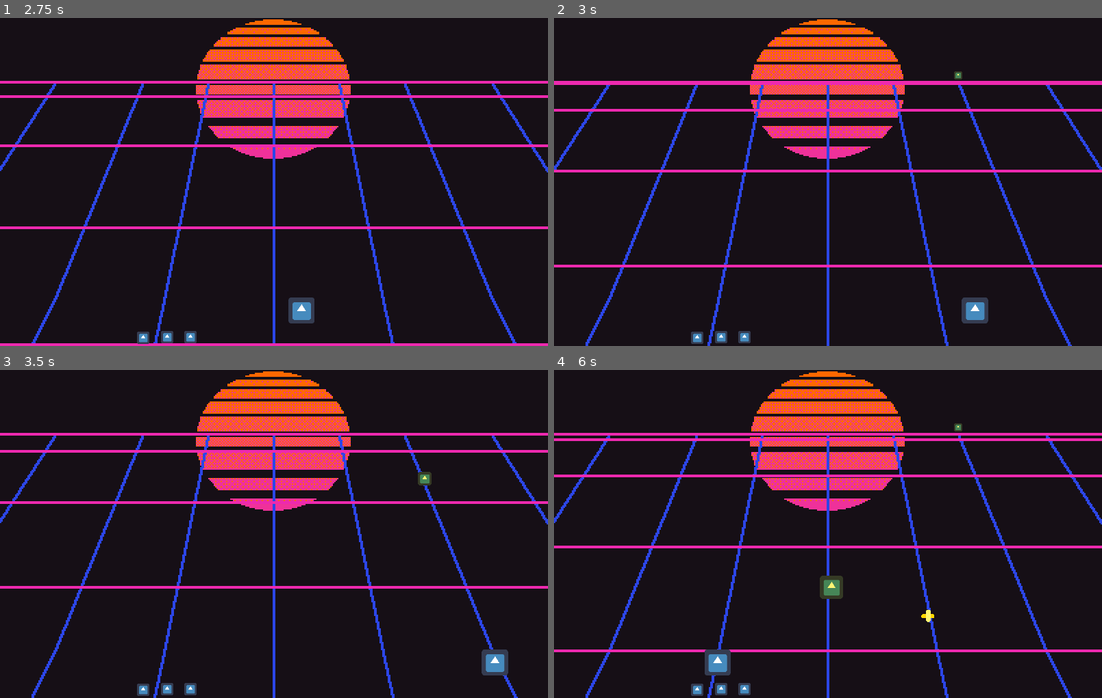
Above: before the commit, frames 1-4 (two rows, left to right).
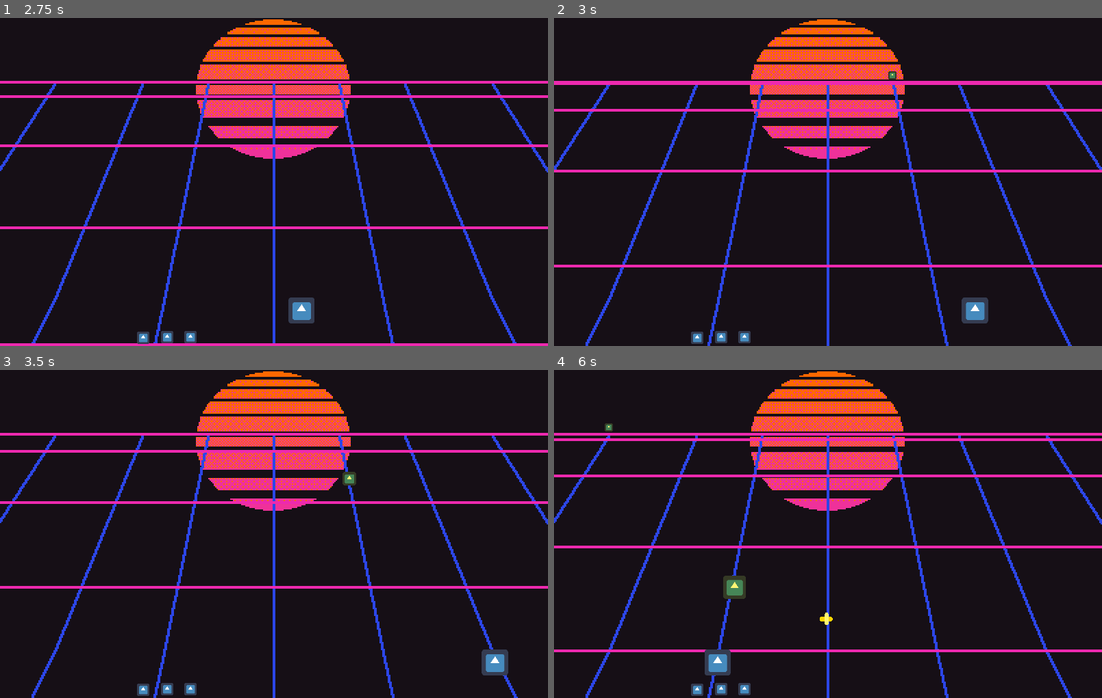
Above: after the commit, the same moments.

Repository: Sleeping-Robot-Games/vapor-rider
Game: Godot game, scene res://scenes/Game.tscn
The game is run twice, just before and just after one commit, with the same random seed, the same clock (stepped at 60 frames per second) and the same inputs. The engine's default icon, where the game draws it, is replaced by a stand-in: a white triangle on a blue panel in a dark square.
Inputs:
- Up to frame 1 (2.75 s): hold Right (right) 0.53-1.28 s; tap Space (shoot) at 0.6, 1.35, 2.1 s; hold Left (left) 1.28-2.03 s; hold Right (right) from 2.03 s (still down)
- Up to frame 2 (3 s): keep holding Right (right); tap Space (shoot) at 2.85 s
- Up to frame 3 (3.5 s): keep holding Right (right)
- Up to frame 4 (6 s): release Right (right) at 3.53 s; hold Left (left) 3.53-5.78 s; tap Space (shoot) every 0.75 s from 3.6 to 5.85 s; hold Right (right) from 5.78 s (still down)

Frame 1 is identical in both runs. In frame 2, less than 0.1% of the frame differs, in the area x 61-75%, y 16-19%; in frame 3, 0.2%; in frame 4, 0.8%, in the area x 9-75%, y 16-78%.

Commit message:
add outer spawns

Diff:
--- a/scenes/Game.tscn
+++ b/scenes/Game.tscn
@@ -111,92 +111,90 @@
 [node name="Spawns" type="Node2D" parent="YSort/EnemyPositionPoints"]
 
 [node name="Spawn0" type="Position2D" parent="YSort/EnemyPositionPoints/Spawns"]
+position = Vector2( 40, 42 )
+
+[node name="Spawn1" type="Position2D" parent="YSort/EnemyPositionPoints/Spawns"]
 position = Vector2( 106, 42 )
 
-[node name="Spawn1" type="Position2D" parent="YSort/EnemyPositionPoints/Spawns"]
+[node name="Spawn2" type="Position2D" parent="YSort/EnemyPositionPoints/Spawns"]
 position = Vector2( 153, 42 )
 
-[node name="Spawn2" type="Position2D" parent="YSort/EnemyPositionPoints/Spawns"]
+[node name="Spawn3" type="Position2D" parent="YSort/EnemyPositionPoints/Spawns"]
 position = Vector2( 199, 42 )
 
-[node name="Spawn3" type="Position2D" parent="YSort/EnemyPositionPoints/Spawns"]
+[node name="Spawn4" type="Position2D" parent="YSort/EnemyPositionPoints/Spawns"]
 position = Vector2( 247, 42 )
 
-[node name="Spawn4" type="Position2D" parent="YSort/EnemyPositionPoints/Spawns"]
+[node name="Spawn5" type="Position2D" parent="YSort/EnemyPositionPoints/Spawns"]
 position = Vector2( 295, 42 )
 
+[node name="Spawn6" type="Position2D" parent="YSort/EnemyPositionPoints/Spawns"]
+position = Vector2( 360, 42 )
+
 [node name="Lanes" type="Node2D" parent="YSort/EnemyPositionPoints"]
 
-[node name="Lane0Pos0" type="Position2D" parent="YSort/EnemyPositionPoints/Lanes" groups=["top_lane"]]
+[node name="Lane1Pos0" type="Position2D" parent="YSort/EnemyPositionPoints/Lanes" groups=["top_lane"]]
 position = Vector2( 94, 74 )
 
-[node name="Lane0Pos1" type="Position2D" parent="YSort/EnemyPositionPoints/Lanes"]
+[node name="Lane1Pos1" type="Position2D" parent="YSort/EnemyPositionPoints/Lanes"]
 position = Vector2( 76, 117 )
 
-[node name="Lane0Pos2" type="Position2D" parent="YSort/EnemyPositionPoints/Lanes"]
+[node name="Lane1Pos2" type="Position2D" parent="YSort/EnemyPositionPoints/Lanes"]
 position = Vector2( 57, 165 )
 
-[node name="Lane1Pos0" type="Position2D" parent="YSort/EnemyPositionPoints/Lanes" groups=["top_lane"]]
+[node name="Lane2Pos0" type="Position2D" parent="YSort/EnemyPositionPoints/Lanes" groups=["top_lane"]]
 position = Vector2( 147, 74 )
 
-[node name="Lane1Pos1" type="Position2D" parent="YSort/EnemyPositionPoints/Lanes"]
+[node name="Lane2Pos1" type="Position2D" parent="YSort/EnemyPositionPoints/Lanes"]
 position = Vector2( 138, 117 )
 
-[node name="Lane1Pos2" type="Position2D" parent="YSort/EnemyPositionPoints/Lanes"]
+[node name="Lane2Pos2" type="Position2D" parent="YSort/EnemyPositionPoints/Lanes"]
 position = Vector2( 127, 165 )
 
-[node name="Lane2Pos0" type="Position2D" parent="YSort/EnemyPositionPoints/Lanes" groups=["top_lane"]]
+[node name="Lane3Pos0" type="Position2D" parent="YSort/EnemyPositionPoints/Lanes" groups=["top_lane"]]
 position = Vector2( 199, 74 )
 
-[node name="Lane2Pos1" type="Position2D" parent="YSort/EnemyPositionPoints/Lanes"]
+[node name="Lane3Pos1" type="Position2D" parent="YSort/EnemyPositionPoints/Lanes"]
 position = Vector2( 199, 117 )
 
-[node name="Lane2Pos2" type="Position2D" parent="YSort/EnemyPositionPoints/Lanes"]
+[node name="Lane3Pos2" type="Position2D" parent="YSort/EnemyPositionPoints/Lanes"]
 position = Vector2( 199, 165 )
 
-[node name="Lane3Pos0" type="Position2D" parent="YSort/EnemyPositionPoints/Lanes" groups=["top_lane"]]
+[node name="Lane4Pos0" type="Position2D" parent="YSort/EnemyPositionPoints/Lanes" groups=["top_lane"]]
 position = Vector2( 253, 74 )
 
-[node name="Lane3Pos1" type="Position2D" parent="YSort/EnemyPositionPoints/Lanes"]
+[node name="Lane4Pos1" type="Position2D" parent="YSort/EnemyPositionPoints/Lanes"]
 position = Vector2( 263, 117 )
 
-[node name="Lane3Pos2" type="Position2D" parent="YSort/EnemyPositionPoints/Lanes"]
+[node name="Lane4Pos2" type="Position2D" parent="YSort/EnemyPositionPoints/Lanes"]
 position = Vector2( 271, 165 )
 rotation = 0.00540303
 
-[node name="Lane4Pos0" type="Position2D" parent="YSort/EnemyPositionPoints/Lanes" groups=["top_lane"]]
+[node name="Lane5Pos0" type="Position2D" parent="YSort/EnemyPositionPoints/Lanes" groups=["top_lane"]]
 position = Vector2( 307, 74 )
 
-[node name="Lane4Pos1" type="Position2D" parent="YSort/EnemyPositionPoints/Lanes"]
+[node name="Lane5Pos1" type="Position2D" parent="YSort/EnemyPositionPoints/Lanes"]
 position = Vector2( 325, 117 )
 
-[node name="Lane4Pos2" type="Position2D" parent="YSort/EnemyPositionPoints/Lanes"]
+[node name="Lane5Pos2" type="Position2D" parent="YSort/EnemyPositionPoints/Lanes"]
 position = Vector2( 344, 165 )
 
 [node name="Deliveries" type="Node2D" parent="YSort/EnemyPositionPoints"]
 
-[node name="Lane0" type="Position2D" parent="YSort/EnemyPositionPoints/Deliveries" groups=["bottom_lane"]]
+[node name="Lane1" type="Position2D" parent="YSort/EnemyPositionPoints/Deliveries" groups=["bottom_lane"]]
 position = Vector2( 39, 209 )
 
-[node name="Lane1" type="Position2D" parent="YSort/EnemyPositionPoints/Deliveries" groups=["bottom_lane"]]
+[node name="Lane2" type="Position2D" parent="YSort/EnemyPositionPoints/Deliveries" groups=["bottom_lane"]]
 position = Vector2( 119, 210 )
 
-[node name="Lane2" type="Position2D" parent="YSort/EnemyPositionPoints/Deliveries" groups=["bottom_lane"]]
+[node name="Lane3" type="Position2D" parent="YSort/EnemyPositionPoints/Deliveries" groups=["bottom_lane"]]
 position = Vector2( 199, 210 )
 
-[node name="Lane3" type="Position2D" parent="YSort/EnemyPositionPoints/Deliveries" groups=["bottom_lane"]]
+[node name="Lane4" type="Position2D" parent="YSort/EnemyPositionPoints/Deliveries" groups=["bottom_lane"]]
 position = Vector2( 280, 210 )
 
-[node name="Lane4" type="Position2D" parent="YSort/EnemyPositionPoints/Deliveries" groups=["bottom_lane"]]
+[node name="Lane5" type="Position2D" parent="YSort/EnemyPositionPoints/Deliveries" groups=["bottom_lane"]]
 position = Vector2( 359, 209 )
-
-[node name="OuterSpawns" type="Node2D" parent="YSort/EnemyPositionPoints"]
-
-[node name="Left" type="Position2D" parent="YSort/EnemyPositionPoints/OuterSpawns"]
-position = Vector2( -24, 42 )
-
-[node name="Right" type="Position2D" parent="YSort/EnemyPositionPoints/OuterSpawns"]
-position = Vector2( 416, 42 )
 
 [node name="EnemySpawnTimer" type="Timer" parent="."]
 wait_time = 3.0
--- a/scripts/Enemy.gd
+++ b/scripts/Enemy.gd
@@ -53,18 +53,25 @@
 
 func find_spawn_point():
 	random.randomize()
-	var n = random.randi_range(0, 4)
+	var n = random.randi_range(0, 6)
 	current_lane_num = n
 	current_vert_num = -1
-	## TODO: Include left and right spawn points as well
 	return spawn_pos_points[n]
 
 func find_new_lane_pos():
-	## TODO: If an enemy is coming from a left/right spawn point make sure they only go to lane0/4 pos0
+	# If an enemy just spawned in outer lane, they can only move inward to pos0
+	if current_lane_num == 0 or current_lane_num == 6:
+		current_lane_num = 1 if current_lane_num == 0 else 5
+		current_vert_num = 0
+		for lane in lane_pos_points:
+			if lane.name == 'Lane'+str(current_lane_num)+'Pos'+str(current_vert_num):
+				return lane
+
 	## TODO: Make a 1/3 chance the enemy runs back up to the lane's spawn
 	random.randomize()
+
 	var lane_offset = random.randi_range(-1, 1)
-	current_lane_num = min(4, max(0, current_lane_num + lane_offset))
+	current_lane_num = min(5, max(1, current_lane_num + lane_offset))
 
 	# If the enemy stays in the same lane include the spawn points as a target
 	var spawn_included = -1 if lane_offset == 0 else 0
@@ -74,7 +81,8 @@
 
 	# -1 means a spawn point is selected
 	if rand_pos == -1:
-		for spawn in spawn_pos_points:
+		var inner_spawn_points = spawn_pos_points.slice(1, 5)
+		for spawn in inner_spawn_points:
 			if spawn.name == 'Spawn'+str(current_lane_num):
 				return spawn
 	else:
--- a/scripts/Player.gd
+++ b/scripts/Player.gd
@@ -46,7 +46,7 @@
 		bullet.global_position = Vector2(global_position.x, global_position.y - 15)
 		bullet.player = self
 		get_tree().get_root().get_node('Game/YSort').add_child(bullet)
-		bullet.fire(current_lane_index)
+		bullet.fire(current_lane_index + 1)
 
 		# Bullet cooldown
 		bullet_on_cooldown = true
